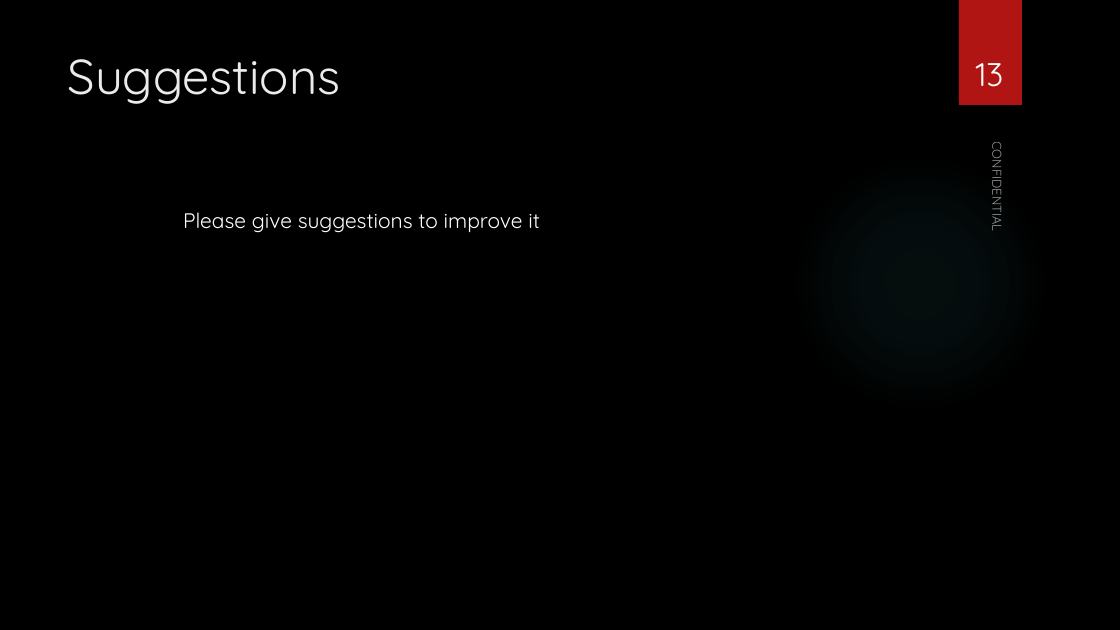
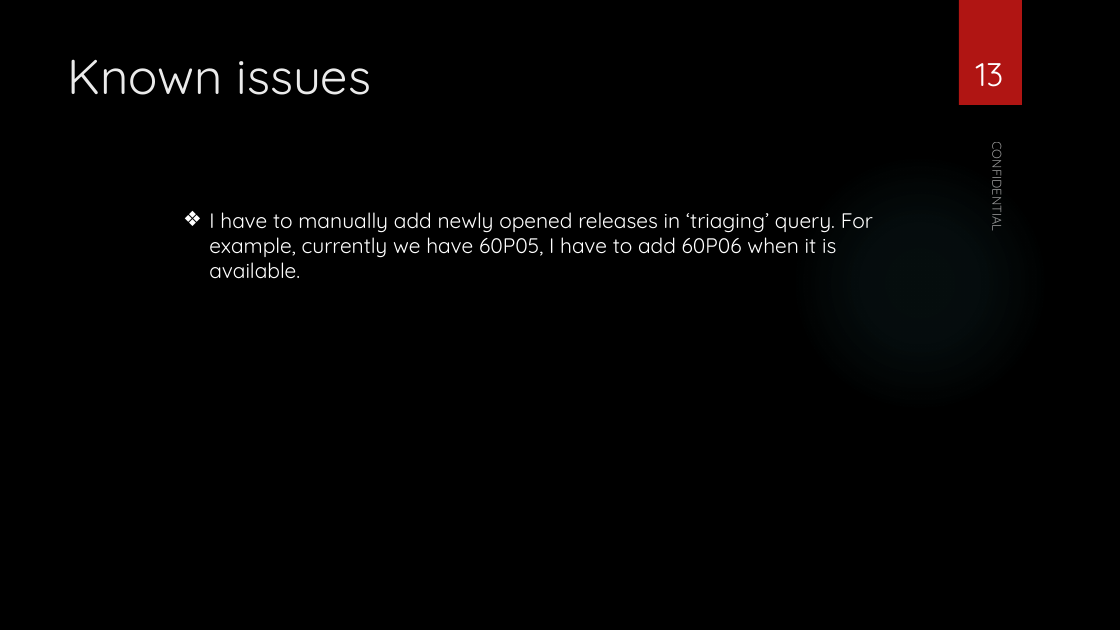
Before and after one commit to vieri1983/triage_tracking, a slide deck: slide 13 of Triage-Tracking-System.pptx. Drawn at 1120x630 pixels with LibreOffice and Linux fonts; fonts in the diff are those of the drawing; background and template pictures are left out. Boxes give left, top, right and bottom in pixels: in the first picture for what was removed or moved away, otherwise in the second. Text is boxed around its words. In the diff, an @@ line names an element or a change of style, - is before the commit and + after.

```diff
--- a/Triage-Tracking-System.pptx
+++ b/Triage-Tracking-System.pptx
@@ title at bbox=[68, 59, 372, 95]: text changed @@
-Suggestions
+Known issues
@@ text at bbox=[209, 212, 873, 279]: text changed @@
-Please give suggestions to improve it
+❖ I have to manually add newly opened releases in ‘triaging’ query. For example, currently we have 60P05, I have to add 60P06 when it is available.
```
Also in this commit, not shown: 9 other slides changed, 8 other files.
